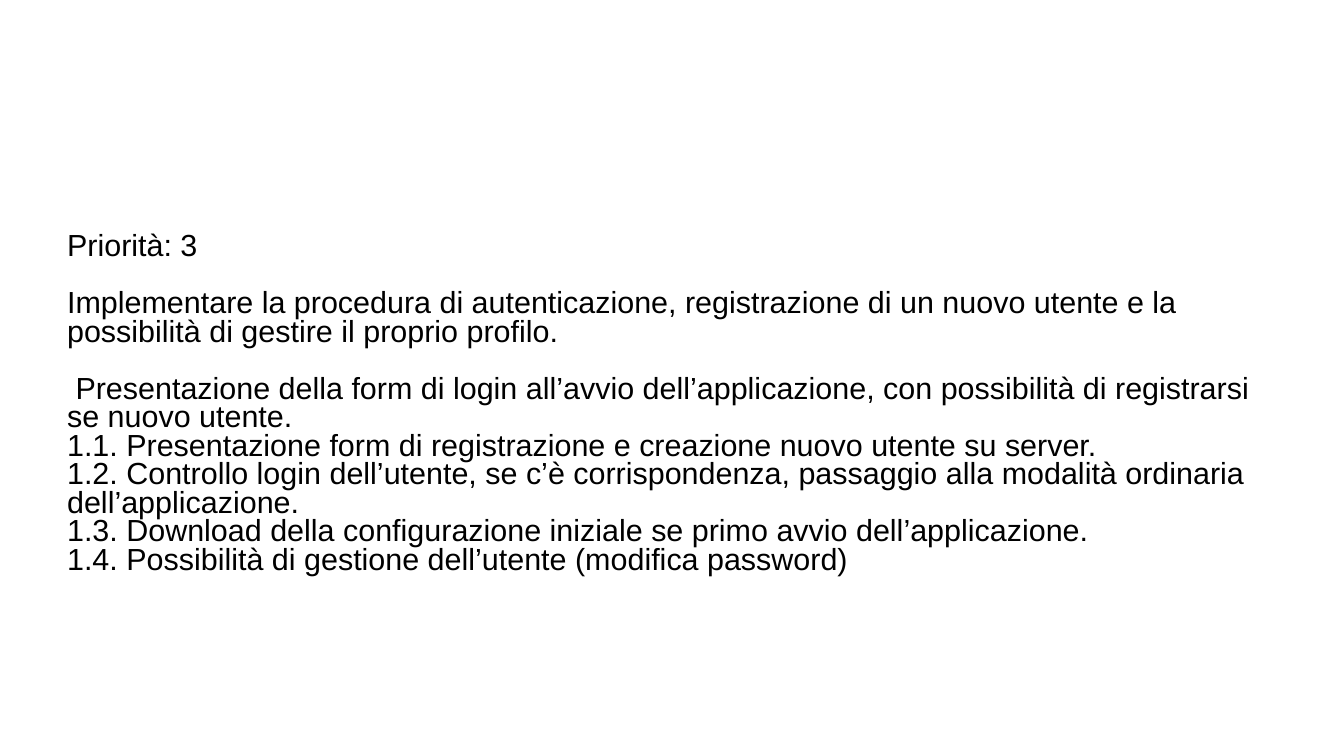
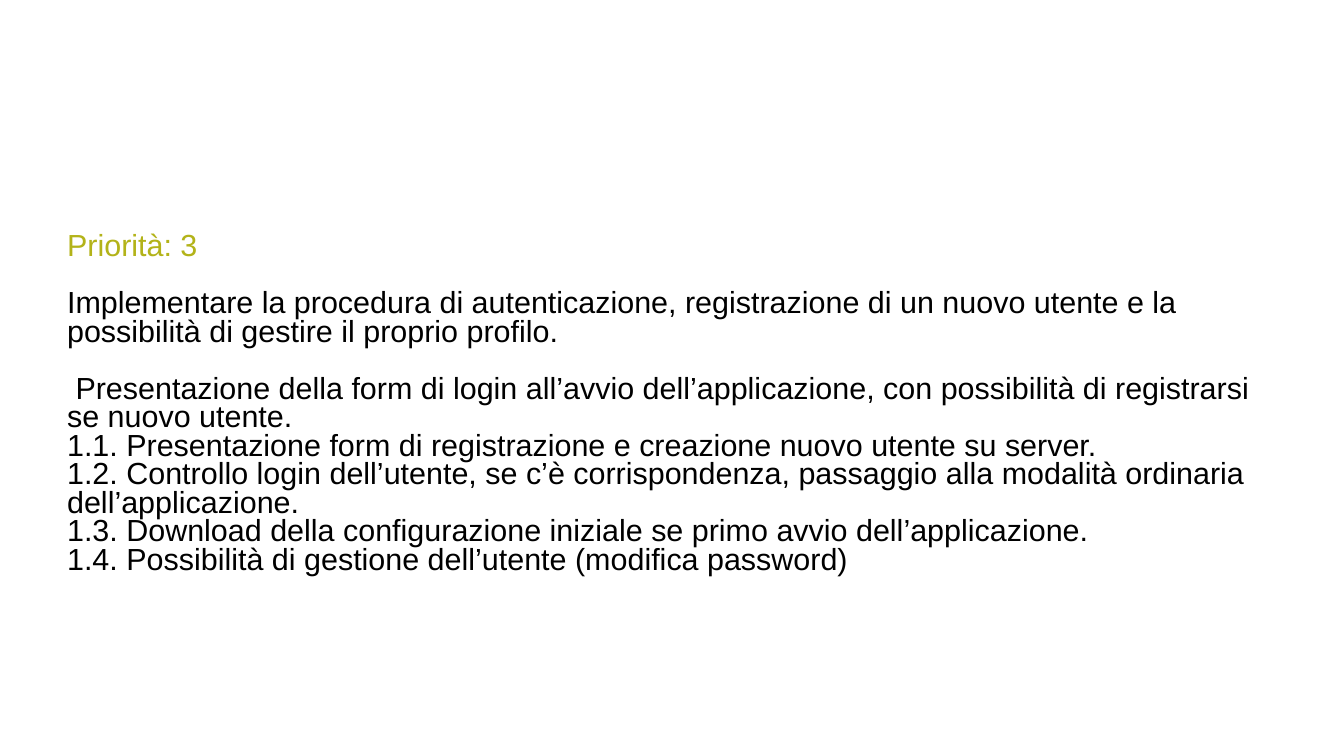
Before and after one commit to ecorradini/ProgettoIDS, a slide deck: slide 1 of AnalisiRequisiti/User Stories/UserStoriesNuova.ppt. Drawn at 1344x756 pixels with LibreOffice and Linux fonts; fonts in the diff are those of the drawing; background and template pictures are left out. Boxes give left, top, right and bottom in pixels: in the first picture for what was removed or moved away, otherwise in the second. Text is boxed around its words. In the diff, an @@ line names an element or a change of style, - is before the commit and + after.

```diff
--- a/AnalisiRequisiti/User Stories/UserStoriesNuova.ppt
+++ b/AnalisiRequisiti/User Stories/UserStoriesNuova.ppt
@@ text "Priorità: 3" at [67, 233, 1249, 576]: text colour #000000 to #B3B319 in "Priorità: 3" @@
```
Also in this commit, not shown: 1 other slide changed, 3 other files.
